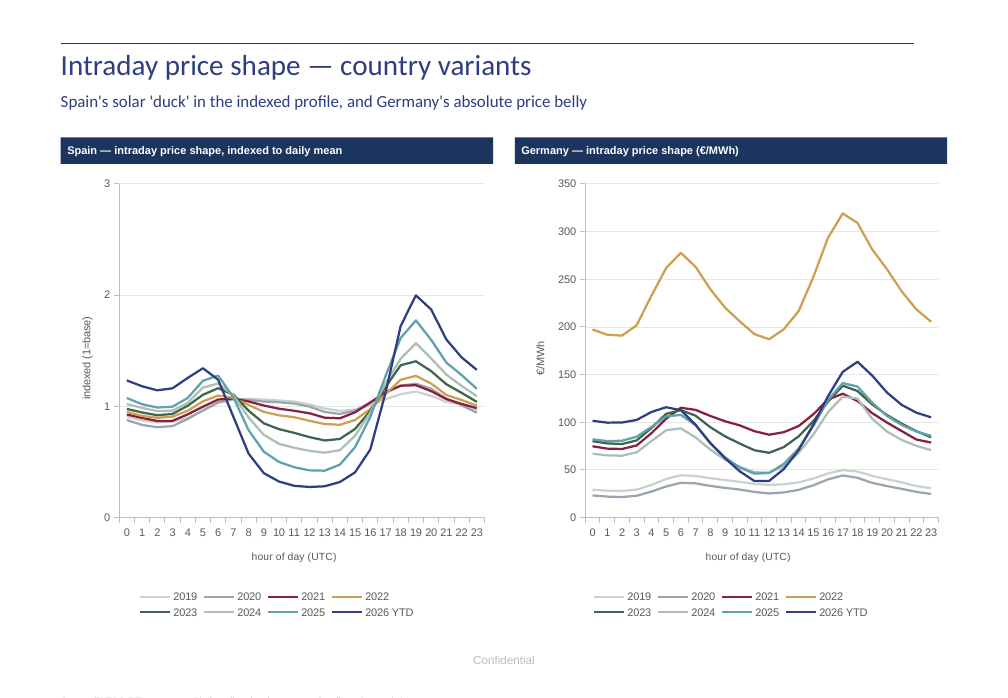
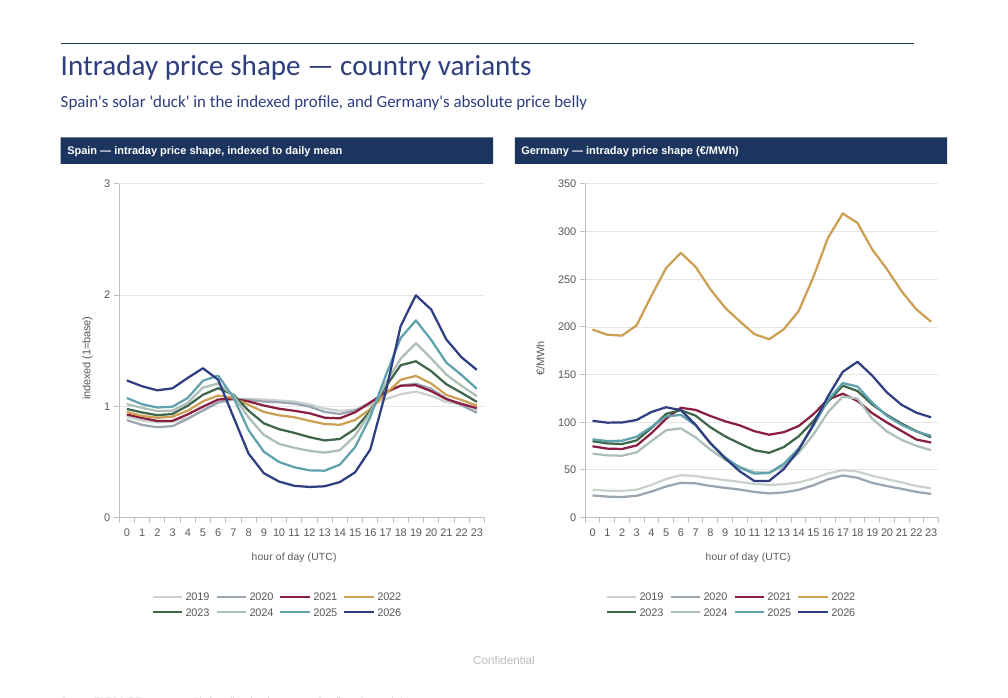
Before and after one commit to Power-Utilities-team/power-price-data, a slide deck: slide 8 of deliverables/HourlyPowerData.pptx. Drawn at 1008x698 pixels with LibreOffice and Linux fonts; fonts in the diff are those of the drawing; background and template pictures are left out. Boxes give left, top, right and bottom in pixels: in the first picture for what was removed or moved away, otherwise in the second. Text is boxed around its words. In the diff, an @@ line names an element or a change of style, - is before the commit and + after.

```diff
--- a/deliverables/HourlyPowerData.pptx
+++ b/deliverables/HourlyPowerData.pptx
@@ line chart at (60, 169, 493, 623) @@
-2026 YTD: 1.23, 1.18, 1.14, 1.16, 1.25, 1.34, 1.24, 0.91, 0.57, 0.4, 0.32, 0.28, 0.27, 0.28, 0.32, 0.41, 0.61, 1.12, 1.72, 2, 1.87, 1.6, 1.44, 1.33
+2026: 1.23, 1.18, 1.14, 1.16, 1.25, 1.34, 1.24, 0.91, 0.57, 0.4, 0.32, 0.28, 0.27, 0.28, 0.32, 0.41, 0.61, 1.12, 1.72, 2, 1.87, 1.6, 1.44, 1.33
@@ line chart at (515, 169, 948, 623) @@
-2026 YTD: 100, 100, 100, 100, 110, 120, 110, 100, 80, 60, 50, 40, 40, 50, 70, 100, 130, 150, 160, 150, 130, 120, 110, 110
+2026: 100, 100, 100, 100, 110, 120, 110, 100, 80, 60, 50, 40, 40, 50, 70, 100, 130, 150, 160, 150, 130, 120, 110, 110
```
Also in this commit, not shown: 34 other files.
